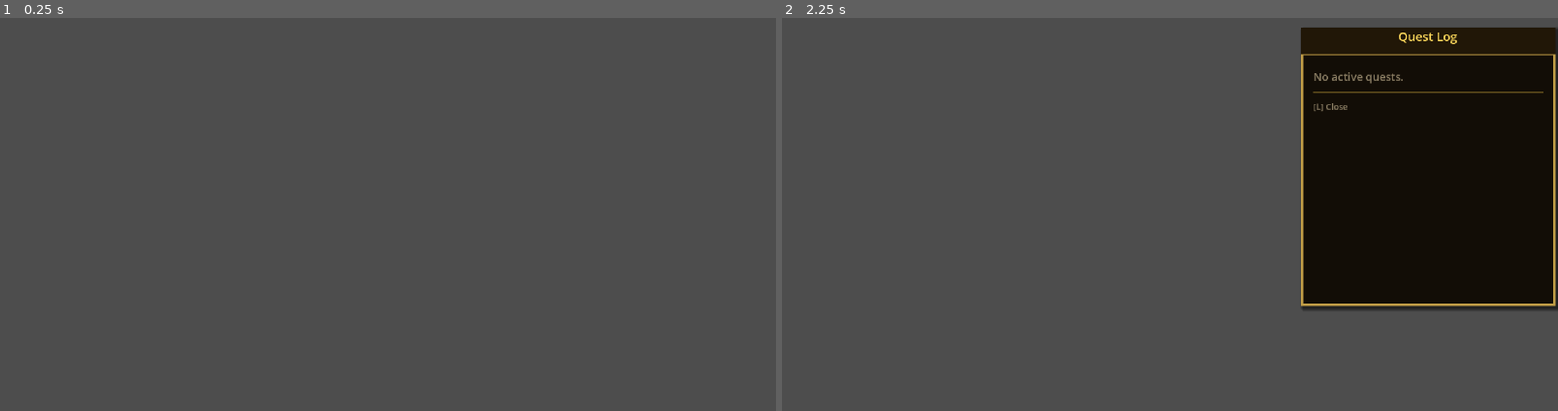
Above: before the commit, frames 1-2 (left to right).
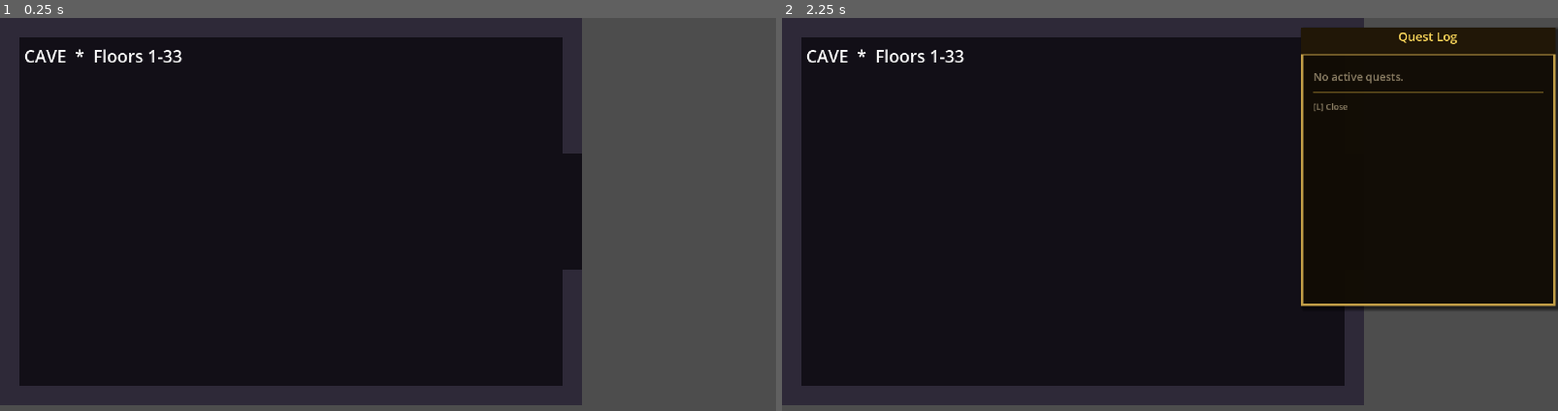
Above: after the commit, the same moments.

Repository: Puget-Sound-Skills-Center/godot-tenten-project
Game: Godot game, scene res://scenes/dungeon_showcase.tscn
The game is run twice, just before and just after one commit, with the same random seed, the same clock (stepped at 60 frames per second) and the same inputs. This scene is started directly instead of the project's main scene.
Inputs (mouse positions are in pixels of both pictures, inside the frame that each line leads up to):
- Up to frame 1 (0.25 s): no input
- Up to frame 2 (2.25 s): tap Enter at 0.5, 2 s; move the mouse to (1340, 214) at 0.52 s; hold D (move_right) 0.53-1.25 s; hold E (interact) 0.53-1.25 s; click (1340, 214) at 0.67 s; tap Space at 1.25 s; drag from (1014, 257) to (1131, 324) at 1.27 s; move the mouse to (1247, 139) at 2.02 s; hold D (move_right) from 2.03 s (still down); hold L (quest_log) from 2.03 s (still down)

The runs differ from the first frame. In frame 1, 74% of the frame differs, in the area x 0-75%, y 0-99%; in frame 2, 68%.

Commit message:
feat(showcase): build cave room with floor, walls, and label

Diff:
--- a/script/dungeon_showcase.gd
+++ b/script/dungeon_showcase.gd
@@ -36,4 +36,45 @@
 var player_node: Node2D
 
 func _ready() -> void:
-	pass
+	_build_cave_room()
+
+func _make_bg(rect: Rect2, color: Color) -> void:
+	var bg := ColorRect.new()
+	bg.color = color
+	bg.position = rect.position
+	bg.size = rect.size
+	bg.z_index = -10
+	add_child(bg)
+
+func _make_wall(rect: Rect2, color: Color) -> void:
+	var body := StaticBody2D.new()
+	body.position = rect.position + rect.size / 2.0
+	var shape_node := CollisionShape2D.new()
+	var shape := RectangleShape2D.new()
+	shape.size = rect.size
+	shape_node.shape = shape
+	body.add_child(shape_node)
+	var visual := ColorRect.new()
+	visual.color = color
+	visual.position = -rect.size / 2.0
+	visual.size = rect.size
+	body.add_child(visual)
+	add_child(body)
+
+func _make_label(pos: Vector2, text: String) -> void:
+	var lbl := Label.new()
+	lbl.text = text
+	lbl.position = pos
+	lbl.add_theme_font_size_override("font_size", 14)
+	lbl.add_theme_color_override("font_color", Color.WHITE)
+	add_child(lbl)
+
+func _build_cave_room() -> void:
+	var x := CAVE_X
+	_make_bg(Rect2(x, 0, ROOM_W, ROOM_H), THEME_CAVE.floor)
+	_make_wall(Rect2(x, 0, ROOM_W, TILE), THEME_CAVE.wall)
+	_make_wall(Rect2(x, ROOM_H - TILE, ROOM_W, TILE), THEME_CAVE.wall)
+	_make_wall(Rect2(x, 0, TILE, ROOM_H), THEME_CAVE.wall)
+	_make_wall(Rect2(x + ROOM_W - TILE, 0, TILE, HALL_WALL_H), THEME_CAVE.wall)
+	_make_wall(Rect2(x + ROOM_W - TILE, ROOM_H - HALL_WALL_H, TILE, HALL_WALL_H), THEME_CAVE.wall)
+	_make_label(Vector2(x + 20, 22), "CAVE  *  Floors 1-33")
